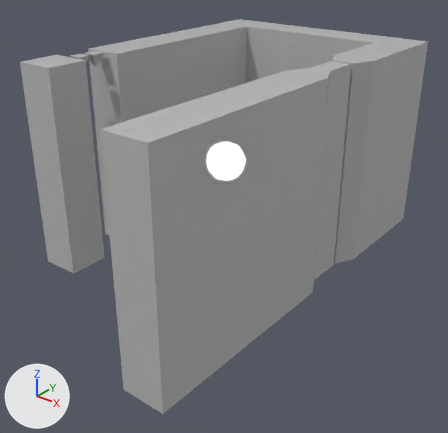
The FBX model Game/Assets/stage/firstStage/firstStageGround.fbx, before and after one commit.
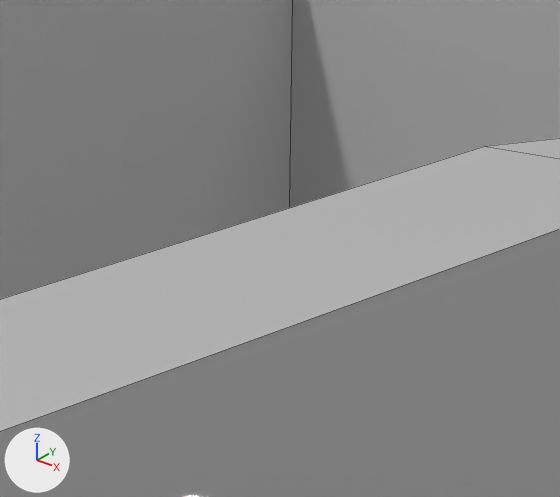
Each version is shown whole from a 50 mm lens placed at (392.0, -500.0, 173.0), pointed at (-114.0, 133.0, -220.0), then close up on the part from 42% to 67% of the width and 9% to 33% of the height. Lighting does not change. The marker at lower left points along +X, +Y and +Z. The last two pictures show the newer version. The close-ups show mesh edges as thin lines. Where no turn or scale is listed for an object, it has been applied to the vertices.
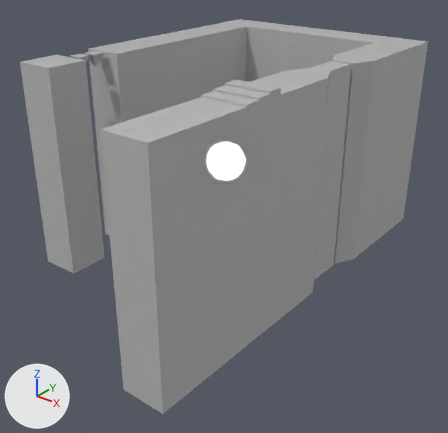
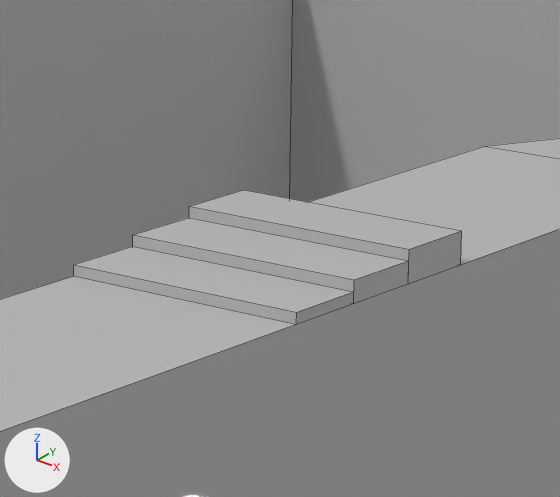
Pixel boxes (x1, y1, x2, y2) of what changed, in the close-ups (560 x 497 px):
```json
{"object": "Box004", "change": "added", "after": [74, 190, 462, 324], "faces in mat_02___default (grey #bcbcbc)": [74, 190, 460, 312], "faces in mat_01___default (grey #bcbcbc)": [74, 206, 462, 324]}
```

Edits to the scene script, one JSON object a line:
```json
{"op": "add", "block": "me_mesh_005", "code": ["me_mesh_005 = bpy.data.meshes.new('Mesh.005')", "me_mesh_005.from_pydata(...)  # 20 vertices, 18 faces; spans x -30.0..30.0, y -10.0..50.0, z 0.0..7.5", "# faces by material slot: [3, 15]", "me_mesh_005.materials.append(mat_02___default)  # grey #bcbcbc", "me_mesh_005.materials.append(mat_01___default)  # grey #bcbcbc"]}
{"op": "add", "block": "ob_box004", "code": ["ob_box004 = bpy.data.objects.new('Box004', me_mesh_005)", "ob_box004.location = (0.0, 0.0, 0.0)"]}
```
